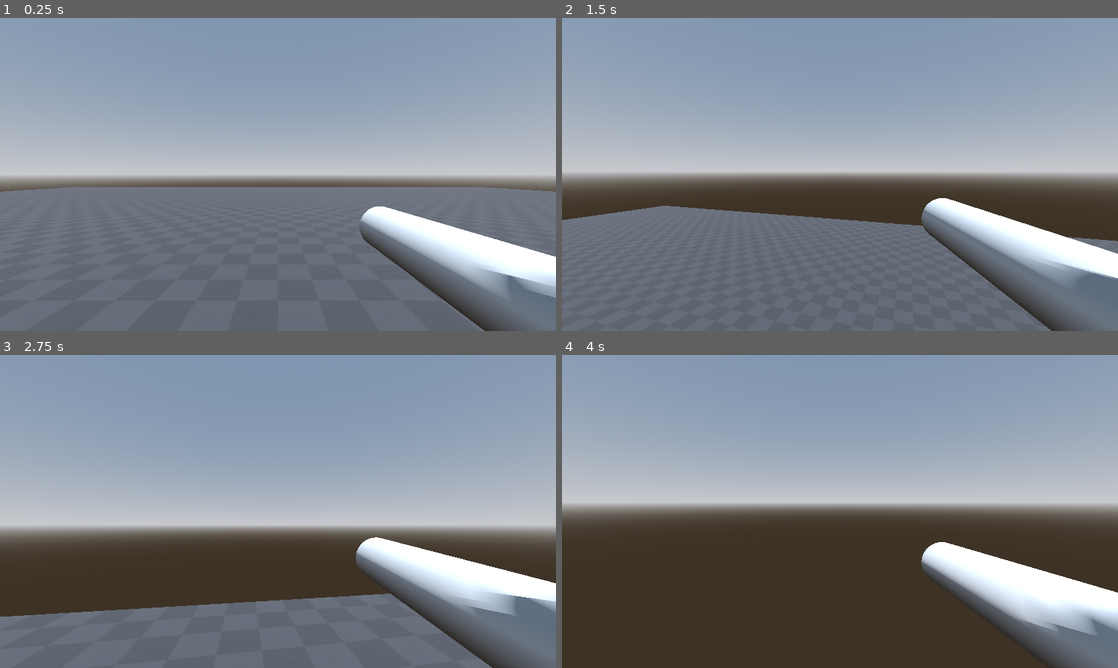
Above: before the commit, frames 1-4 (two rows, left to right).
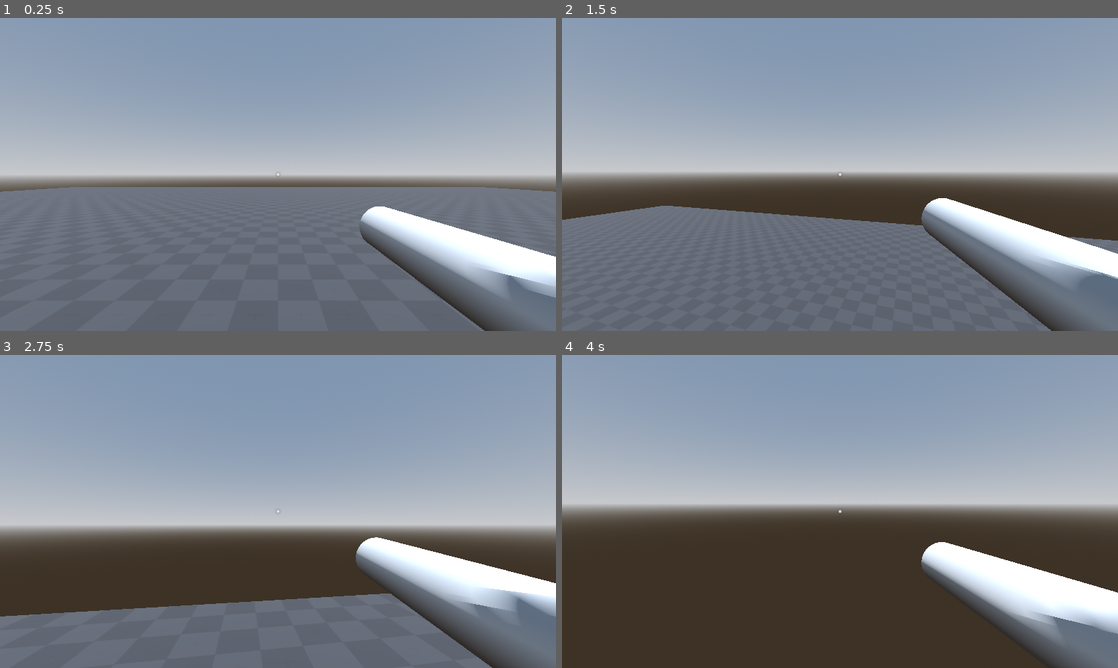
Above: after the commit, the same moments.

Repository: piksalchaos/spadooshka
Game: Godot game, scene res://scenes/test_world.tscn
The game is run twice, just before and just after one commit, with the same random seed, the same clock (stepped at 60 frames per second) and the same inputs.
Inputs (mouse positions are in pixels of both pictures, inside the frame that each line leads up to):
- Up to frame 1 (0.25 s): no input
- Up to frame 2 (1.5 s): move the mouse to (867, 174) at 0.52 s; press the mouse at (867, 174) at 0.53 s; hold W (forward) from 0.53 s (still down); tap Space (jump) at 0.77 s; move the mouse to (812, 174) at 1.27 s; release the mouse at (812, 174) at 1.28 s; click (812, 174) at 1.35 s
- Up to frame 3 (2.75 s): keep holding W (forward); tap Space (jump) at 1.52 s; move the mouse to (289, 505) at 2.02 s; press the mouse at (289, 505) at 2.03 s
- Up to frame 4 (4 s): keep holding W (forward); move the mouse to (834, 517) at 2.77 s; release the mouse at (834, 517) at 2.78 s; click (834, 517) at 2.85 s; tap Space (jump) at 3.02, 3.77 s; move the mouse to (878, 514) at 3.52 s; press the mouse at (878, 514) at 3.53 s

The runs differ from the first frame. In frame 1, less than 0.1% of the frame differs, in the area x 49-51%, y 49-51%; in frame 2, 0.1%; in frame 3, 0.5%; in frame 4, 0.6%, in the area x 49-100%, y 49-90%.

Commit message:
added crosshairs to game

Diff:
--- a/project.godot
+++ b/project.godot
@@ -19,6 +19,8 @@
 
 window/size/viewport_width=1280
 window/size/viewport_height=720
+window/stretch/mode="canvas_items"
+window/stretch/aspect="ignore"
 
 [input]
 
--- /dev/null
+++ b/scenes/loot_box.tscn
@@ -0,0 +1,14 @@
+[gd_scene load_steps=3 format=3 uid="uid://by0mye1dj10gn"]
+
+[sub_resource type="BoxShape3D" id="BoxShape3D_43mc8"]
+
+[sub_resource type="BoxMesh" id="BoxMesh_3xsiv"]
+
+[node name="LootBox" type="StaticBody3D"]
+transform = Transform3D(1, 0, 0, 0, 1, 0, 0, 0, 1, 0.000557184, -0.00607729, 0.00355792)
+
+[node name="CollisionShape3D" type="CollisionShape3D" parent="."]
+shape = SubResource("BoxShape3D_43mc8")
+
+[node name="MeshInstance3D" type="MeshInstance3D" parent="."]
+mesh = SubResource("BoxMesh_3xsiv")
--- a/scenes/test_world.tscn
+++ b/scenes/test_world.tscn
@@ -1,8 +1,9 @@
-[gd_scene load_steps=7 format=3 uid="uid://c3y6d2imfjfk1"]
+[gd_scene load_steps=8 format=3 uid="uid://c3y6d2imfjfk1"]
 
 [ext_resource type="Script" path="res://scenes/test_world.gd" id="1_4bed4"]
 [ext_resource type="PackedScene" uid="uid://q7llm5mr03ct" path="res://scenes/test_environment.tscn" id="1_ok3hk"]
 [ext_resource type="PackedScene" uid="uid://cyxjceb2t4xis" path="res://scenes/player.tscn" id="2_ld57g"]
+[ext_resource type="Texture2D" uid="uid://cfstfe3pcfcnr" path="res://addons/kenney_particle_pack/circle_05.png" id="4_230fl"]
 
 [sub_resource type="ProceduralSkyMaterial" id="ProceduralSkyMaterial_cbq6g"]
 sky_horizon_color = Color(0.64625, 0.65575, 0.67075, 1)
@@ -30,3 +31,26 @@
 
 [node name="Player" parent="." instance=ExtResource("2_ld57g")]
 transform = Transform3D(1, 0, 0, 0, 1, 0, 0, 0, 1, 0, 0.903215, 0)
+
+[node name="CanvasLayer" type="CanvasLayer" parent="."]
+
+[node name="HUD" type="Control" parent="CanvasLayer"]
+layout_mode = 3
+anchors_preset = 15
+anchor_right = 1.0
+anchor_bottom = 1.0
+grow_horizontal = 2
+grow_vertical = 2
+mouse_filter = 2
+
+[node name="Crosshairs" type="TextureRect" parent="CanvasLayer/HUD"]
+layout_mode = 1
+anchors_preset = 15
+anchor_right = 1.0
+anchor_bottom = 1.0
+grow_horizontal = 2
+grow_vertical = 2
+scale = Vector2(0.03, 0.03)
+pivot_offset = Vector2(640, 360)
+texture = ExtResource("4_230fl")
+stretch_mode = 5
